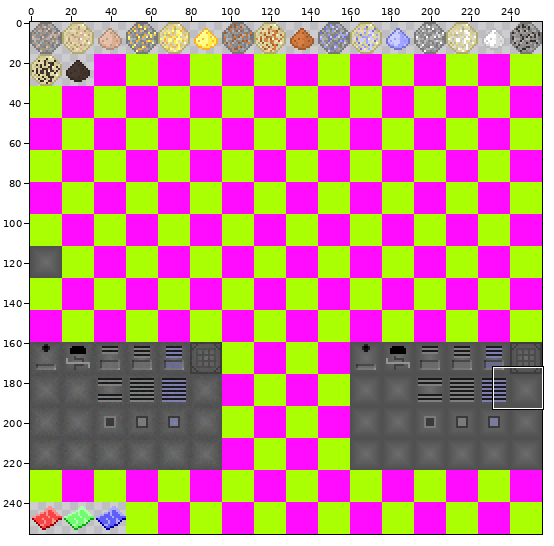
Sprite sheet, stored at gfx/LiquidMetal/Icons.png. The picture above shows the old version from afar; the outline marks the close-up.
Close-up. Earlier state:
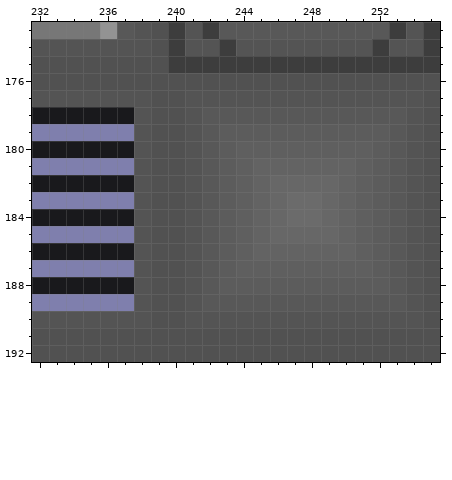
The file is 256x256 pixels. Shown: x 232..255, y 173..192. The commit also changed other parts of the picture, which this record leaves out.
Once edited:
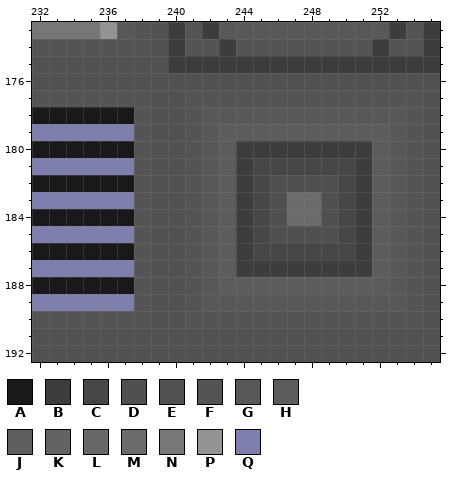
Palette (. is transparent): A #19191c  B #3d3d3d  C #464646  D #505050  E #515151  F #545454  G #585858  H #5c5c5c  J #5f5f5f  K #636363  L #676767  M #6b6b6b  N #777777  P #939393  Q #7f7fad
What changed:
y 180: x 244..251 JJJJJJJJ -> BBBBBBBB
y 181: x 244..251 JKKKKKKJ -> BCCCCCCB
y 182: x 244..251 JKLLLLKJ -> BCDDDDCB
y 183..184: x 244..246 JKL -> BCD; x 249..251 LKJ -> DCB
y 185: x 244..251 JKLLLLKJ -> BCDDDDCB
y 186: x 244..251 JKKKKKKJ -> BCCCCCCB
y 187: x 244..251 JJJJJJJJ -> BBBBBBBB
